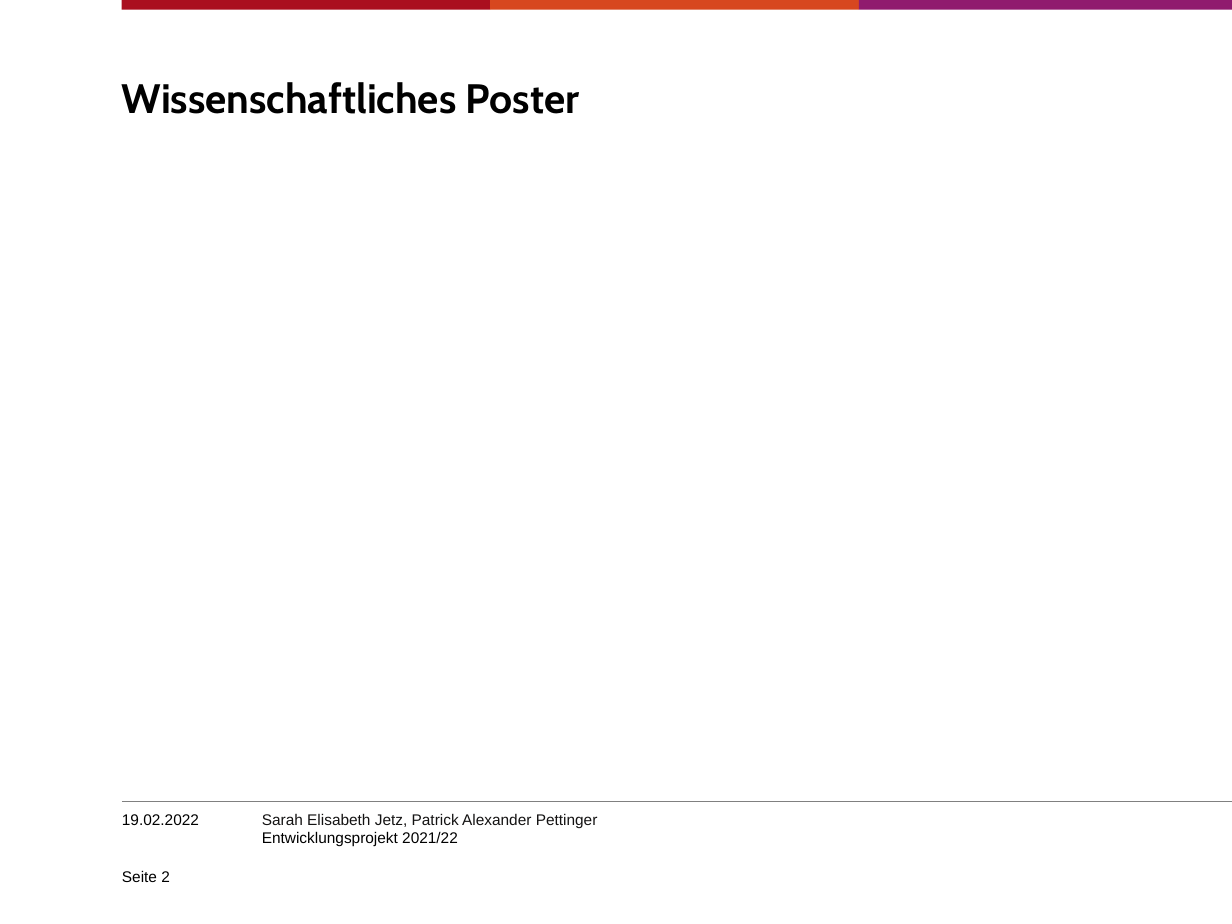
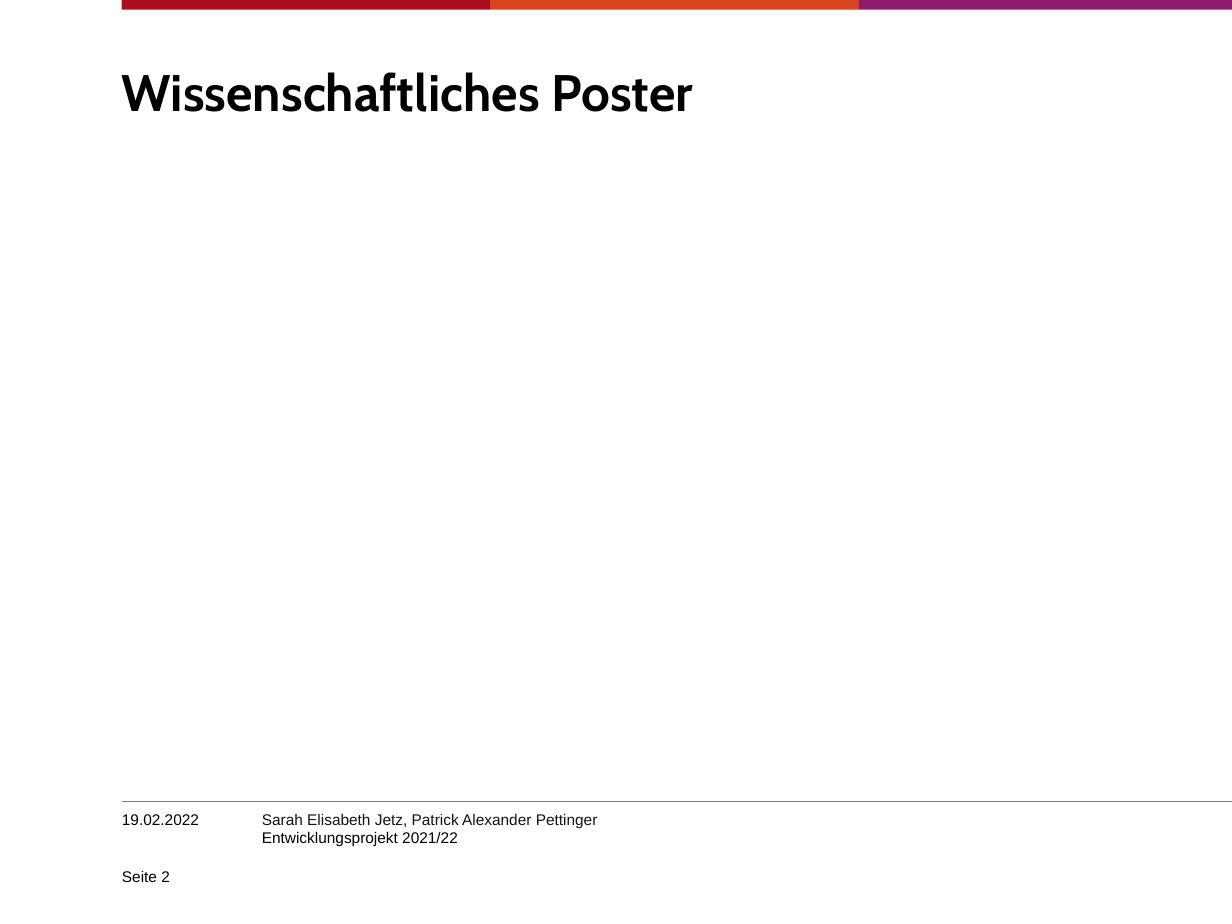
Before and after one commit to SJetz/EPWS2122JetzPettinger, a slide deck: slide 2 of Artefakte/Audit 4/Entwicklungsprojekt202122_PettingerJetz.pptx. Drawn at 1232x924 pixels with LibreOffice and Linux fonts; fonts in the diff are those of the drawing; background and template pictures are left out. Boxes give left, top, right and bottom in pixels: in the first picture for what was removed or moved away, otherwise in the second. Text is boxed around its words. In the diff, an @@ line names an element or a change of style, - is before the commit and + after.

```diff
--- a/Artefakte/Audit 4/Entwicklungsprojekt202122_PettingerJetz.pptx
+++ b/Artefakte/Audit 4/Entwicklungsprojekt202122_PettingerJetz.pptx
@@ title "Wissenschaftliches Poster" at [122, 72, 693, 112]: size 24 to 30 pt @@
```
Also in this commit, not shown: 1 other slide changed, 7 slides added.
